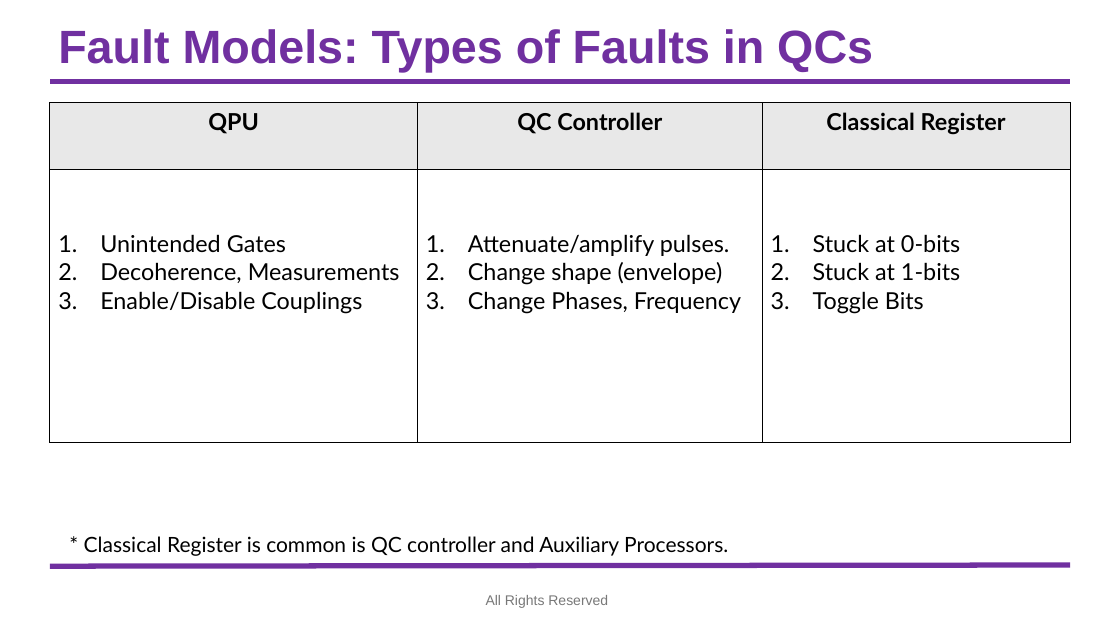
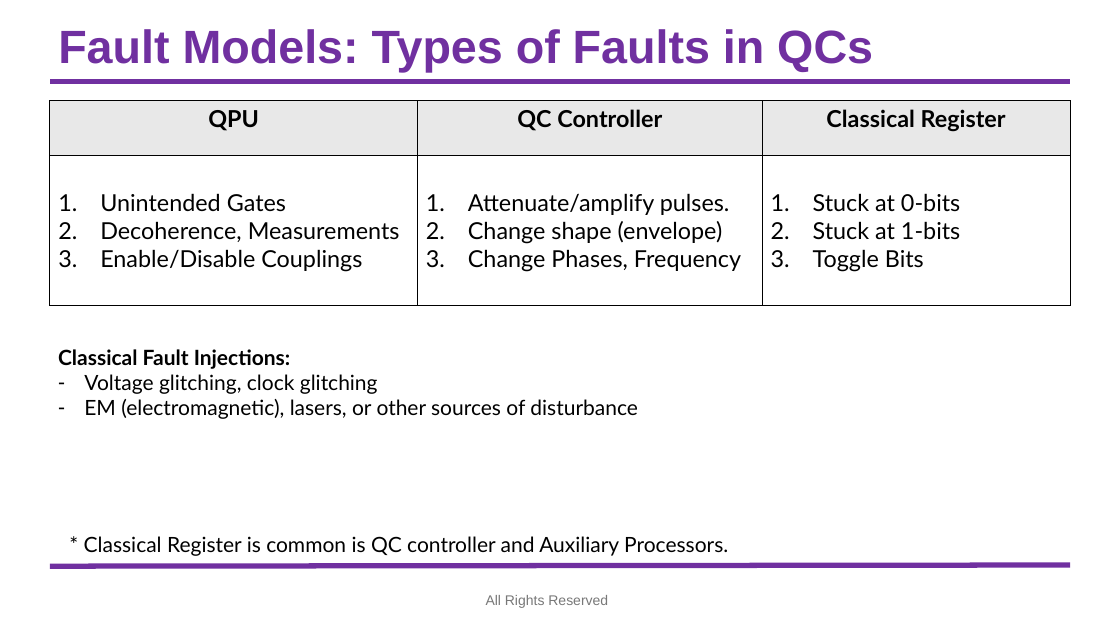
Before and after one commit to syedshubha/LSU_Spring25QC, a slide deck: slide 9 of Fault_Injection.pptx. Drawn at 1120x630 pixels with LibreOffice and Linux fonts; fonts in the diff are those of the drawing; background and template pictures are left out. Boxes give left, top, right and bottom in pixels: in the first picture for what was removed or moved away, otherwise in the second. Text is boxed around its words. In the diff, an @@ line names an element or a change of style, - is before the commit and + after.

```diff
--- a/Fault_Injection.pptx
+++ b/Fault_Injection.pptx
@@ table: place and size @@
-table at (50,103,1070,443)
+table at (50,101,1070,306)
@@ text added at (58,349,638,419), 18 pt, text #000000 @@
+Classical Fault Injections:
+– Voltage glitching, clock glitching
+– EM (electromagnetic), lasers, or other sources of disturbance
```
